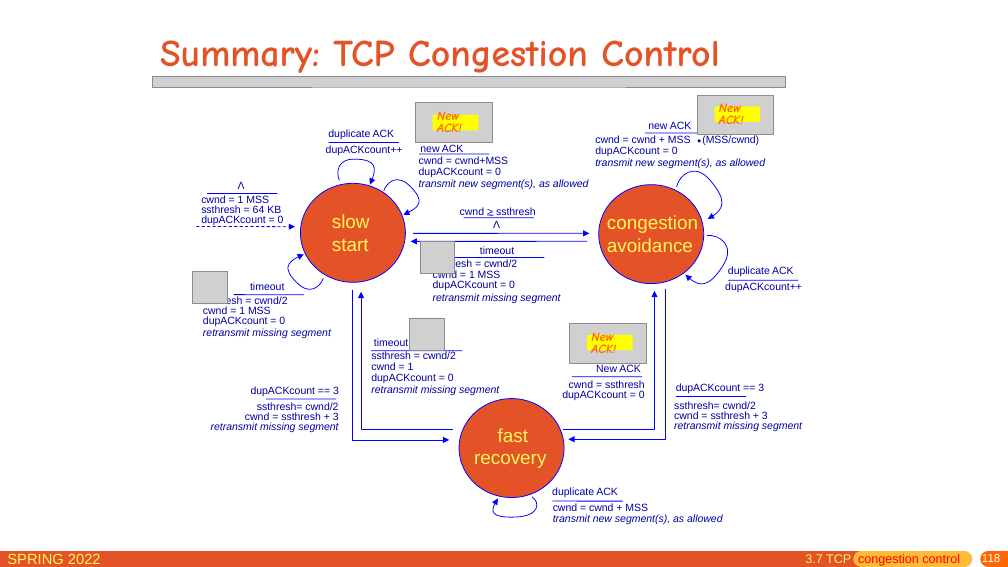
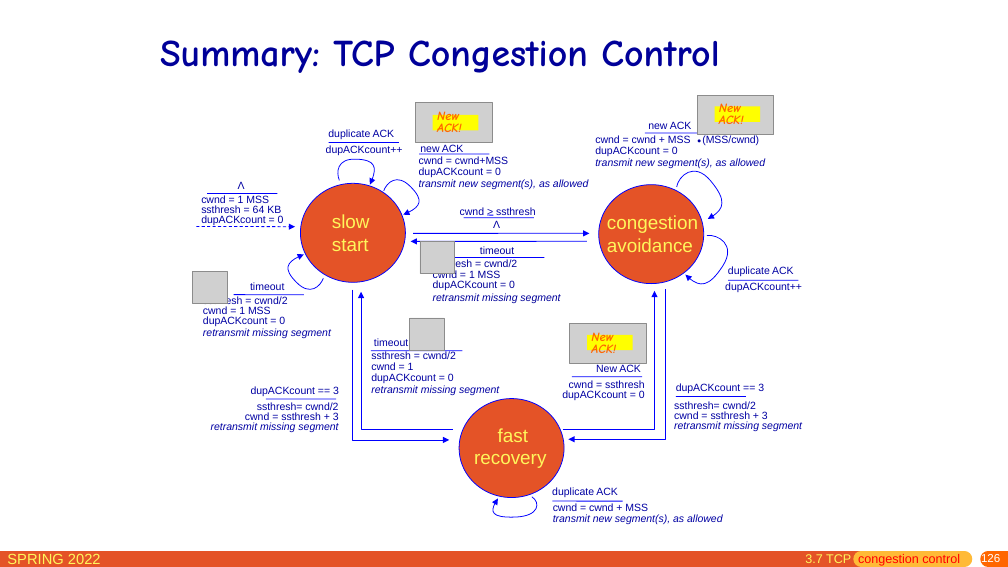
Before and after one commit to network-whu/slides, a slide deck: slide 126 of pptx/chapter3.pptx (slide 118 before the commit). Drawn at 1008x567 pixels with LibreOffice and Linux fonts; fonts in the diff are those of the drawing; grey boxes stand for pictures. Boxes give left, top, right and bottom in pixels: in the first picture for what was removed or moved away, otherwise in the second. Text is boxed around its words. In the diff, an @@ line names an element or a change of style, - is before the commit and + after.

```diff
--- a/pptx/chapter3.pptx
+++ b/pptx/chapter3.pptx
@@ title "Summary: TCP Congestion Control" at bbox=[160, 40, 719, 73]: text colour #E45327 to #000099 @@
@@ picture removed at bbox=[153, 76, 786, 87] @@
@@ page number at bbox=[981, 553, 1000, 565]: text changed @@
-118
+126
```
Also in this commit, not shown: 60 other slides changed, 9 slides added, 1 slide removed.
